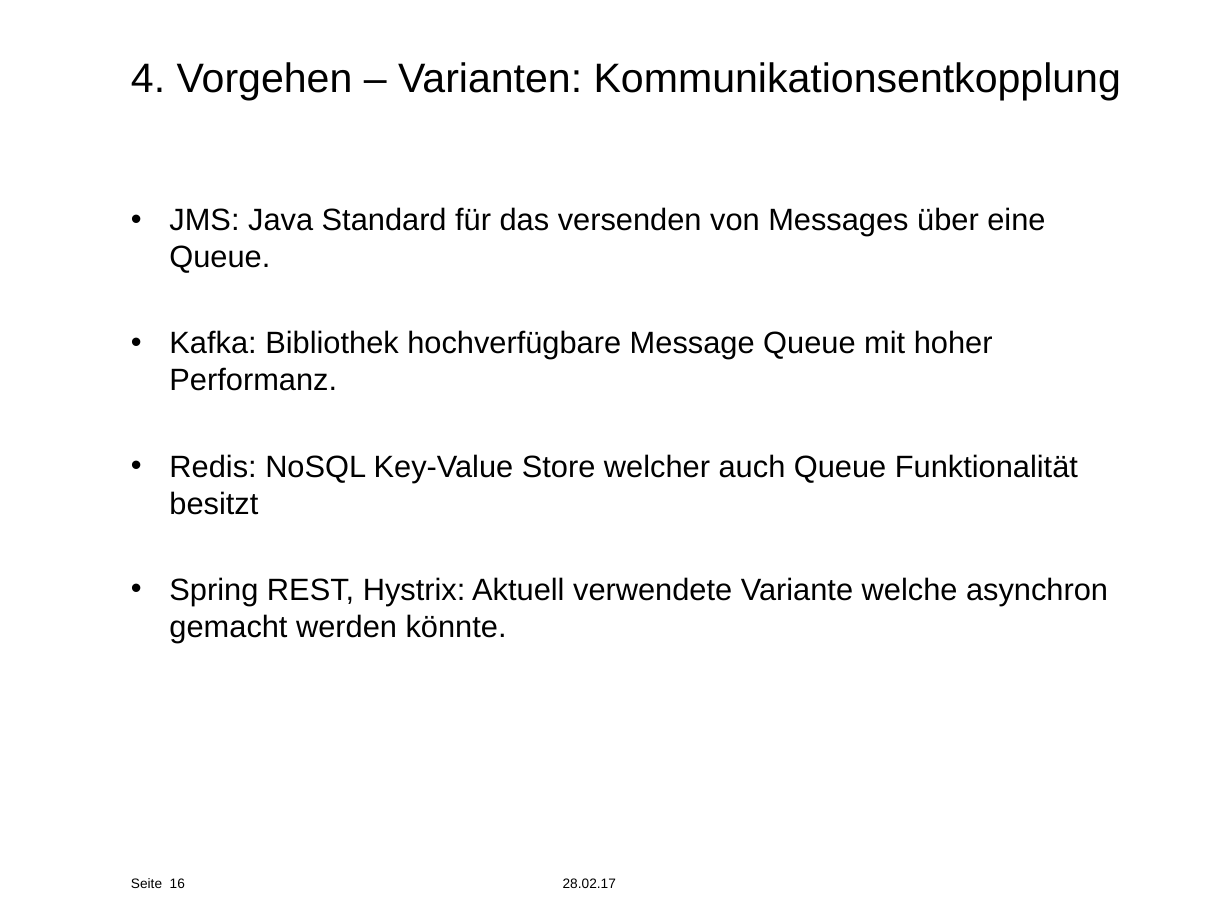
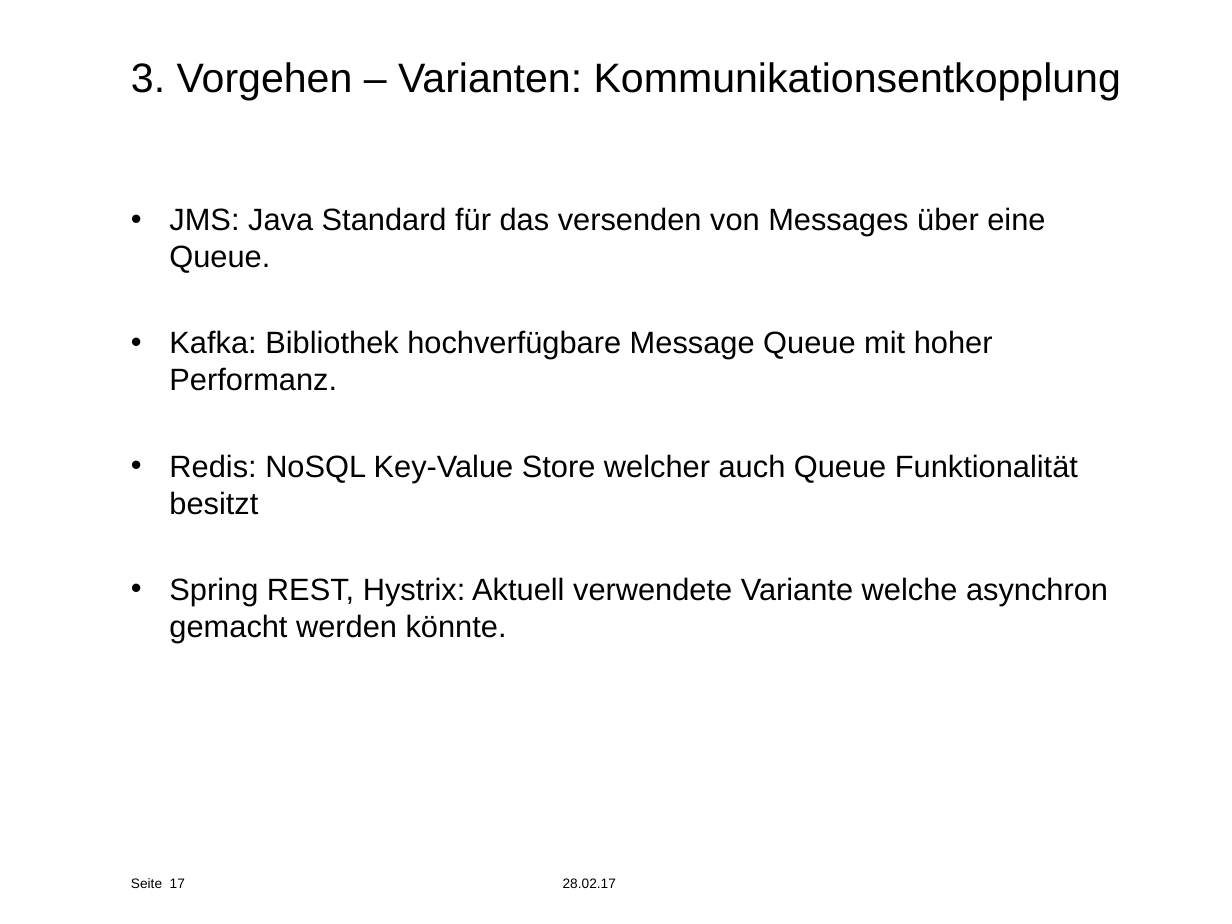
Before and after one commit to effusion/masterthesis, a slide deck: slide 17 of masterthesis_presentation.pptx (slide 16 before the commit). Drawn at 1232x924 pixels with LibreOffice and Linux fonts; fonts in the diff are those of the drawing; background and template pictures are left out. Boxes give left, top, right and bottom in pixels: in the first picture for what was removed or moved away, otherwise in the second. Text is boxed around its words. In the diff, an @@ line names an element or a change of style, - is before the commit and + after.

```diff
--- a/masterthesis_presentation.pptx
+++ b/masterthesis_presentation.pptx
@@ title at [131,62,1121,100]: text changed @@
-4. Vorgehen – Varianten: Kommunikationsentkopplung
+3. Vorgehen – Varianten: Kommunikationsentkopplung
@@ page number at [170,878,185,888]: text changed @@
-16
+17
```
Also in this commit, not shown: 23 other slides changed, 7 slides added, 1 slide removed, 2 other files.
